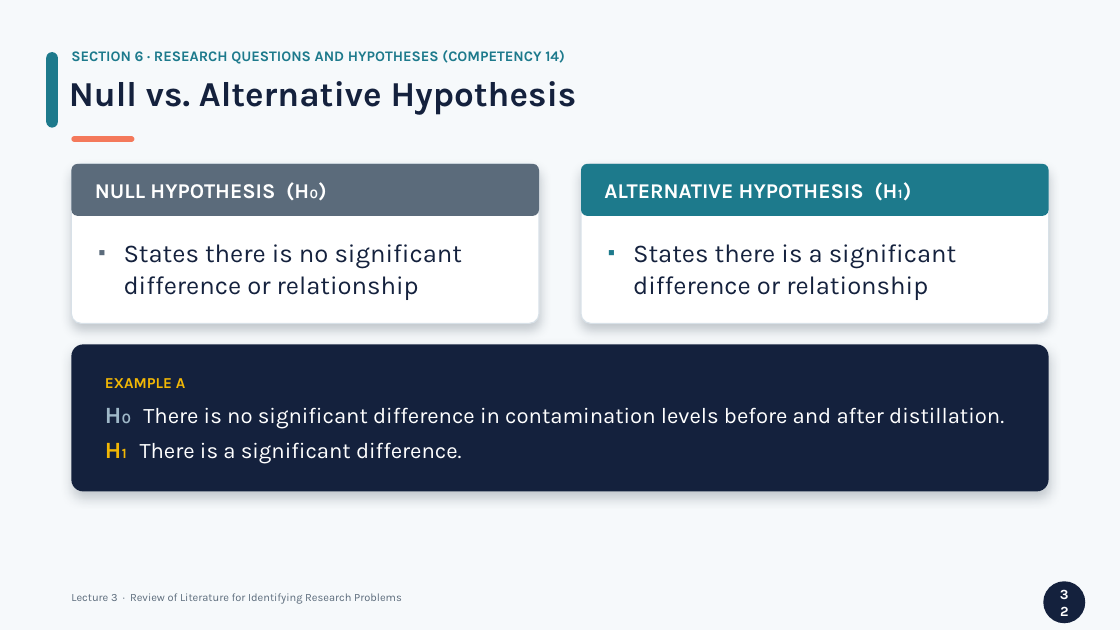
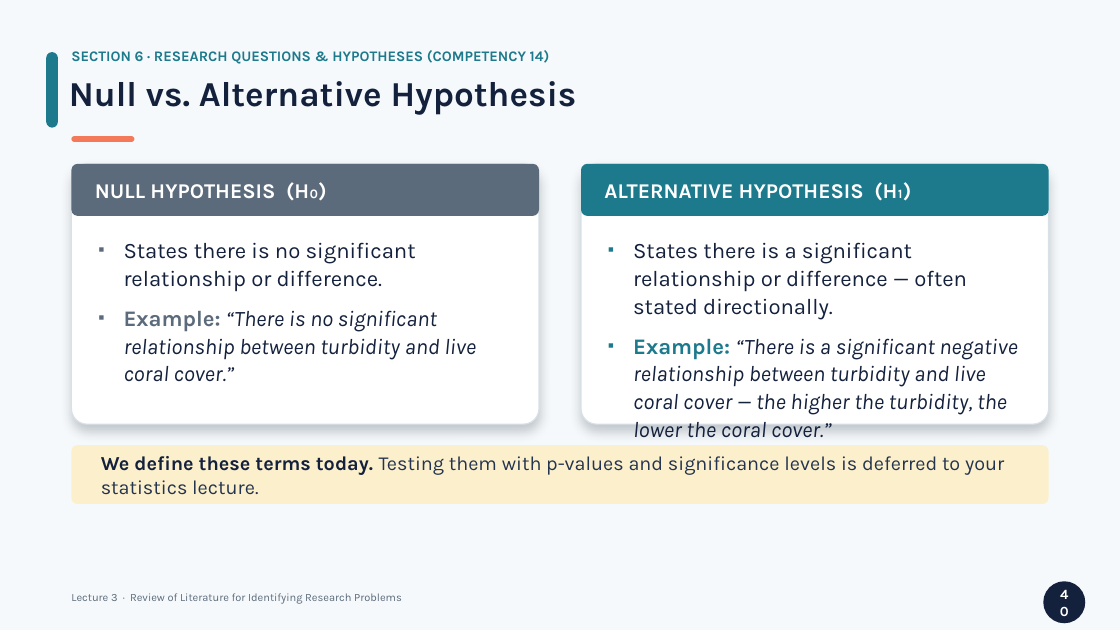
Before and after one commit to lestojas/physics, a slide deck: slide 40 of Lecture3-Review-of-Literature.pptx (slide 32 before the commit). Drawn at 1120x630 pixels with LibreOffice and Linux fonts; fonts in the diff are those of the drawing. Boxes give left, top, right and bottom in pixels: in the first picture for what was removed or moved away, otherwise in the second. Text is boxed around its words. In the diff, an @@ line names an element or a change of style, - is before the commit and + after.

```diff
--- a/Lecture3-Review-of-Literature.pptx
+++ b/Lecture3-Review-of-Literature.pptx
@@ text at <box>71,50,550,64</box>: text changed @@
-SECTION 6 · RESEARCH QUESTIONS AND HYPOTHESES (COMPETENCY 14)
+SECTION 6 · RESEARCH QUESTIONS & HYPOTHESES (COMPETENCY 14)
@@ rounded rectangle: place and size @@
-rounded rectangle at <box>71,164,539,323</box>
+rounded rectangle at <box>71,164,539,424</box>
@@ rounded rectangle: place and size @@
-rounded rectangle at <box>581,164,1049,323</box>
+rounded rectangle at <box>581,164,1049,424</box>
@@ text at <box>124,242,476,382</box>: text changed; size 22 to 19 pt; italic on @@
-▪ States there is no significant difference or relationship
+▪ States there is no significant relationship or difference.
+▪ Example: “There is no significant relationship between turbidity and live coral cover.”
@@ text at <box>633,242,1017,438</box>: text changed; size 22 to 19 pt; italic on @@
-▪ States there is a significant difference or relationship
+▪ States there is a significant relationship or difference — often stated directionally.
+▪ Example: “There is a significant negative relationship between turbidity and live coral cover — the higher the turbidity, the lower the coral cover.”
@@ rounded rectangle: place and size @@
-rounded rectangle at <box>71,344,1049,492</box>
+rounded rectangle at <box>71,445,1049,504</box>
@@ rounded rectangle at <box>71,445,1049,504</box>: fill #14213D to #FCF0CC; shadow off; proportions changed @@
@@ text at <box>101,456,1004,495</box>: text changed; size 19 to 17 pt; text colour #FFFFFF to #24344F @@
-EXAMPLE A
-H₀ There is no significant difference in contamination levels before and after distillation.
-H₁ There is a significant difference.
+We define these terms today. Testing them with p-values and significance levels is deferred to your statistics lecture.
@@ text in ellipse at <box>1044,581,1086,623</box>: text changed @@
-32
+40
```
Also in this commit, not shown: 7 other slides changed, 28 slides added, 10 slides removed, 1 other file.
